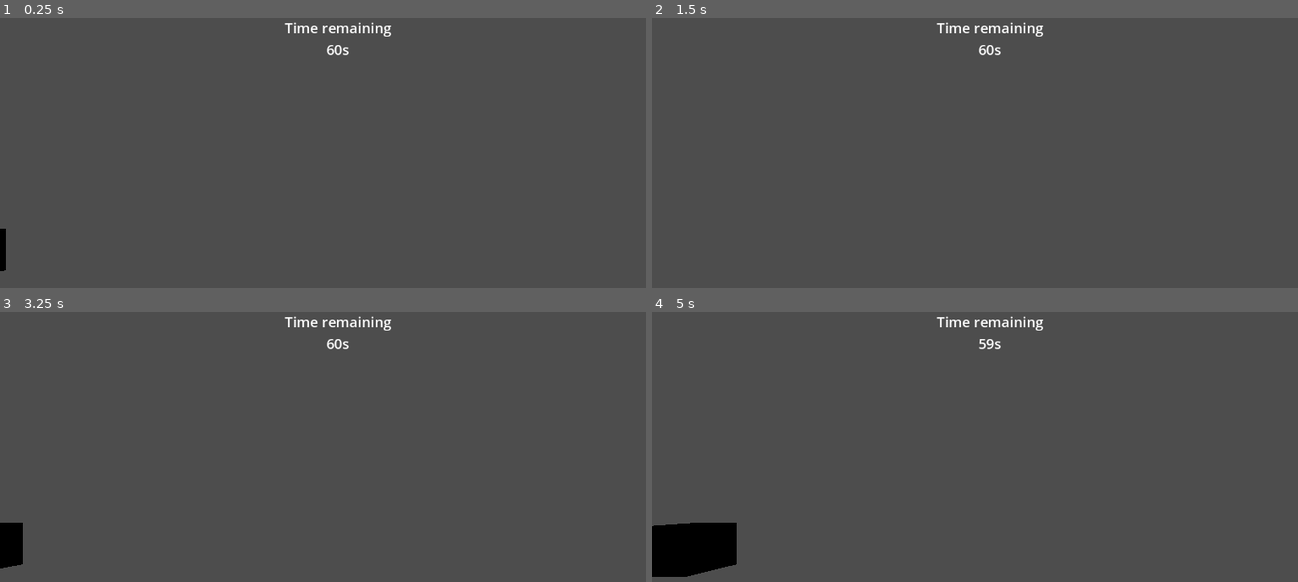
Above: before the commit, frames 1-4 (two rows, left to right).
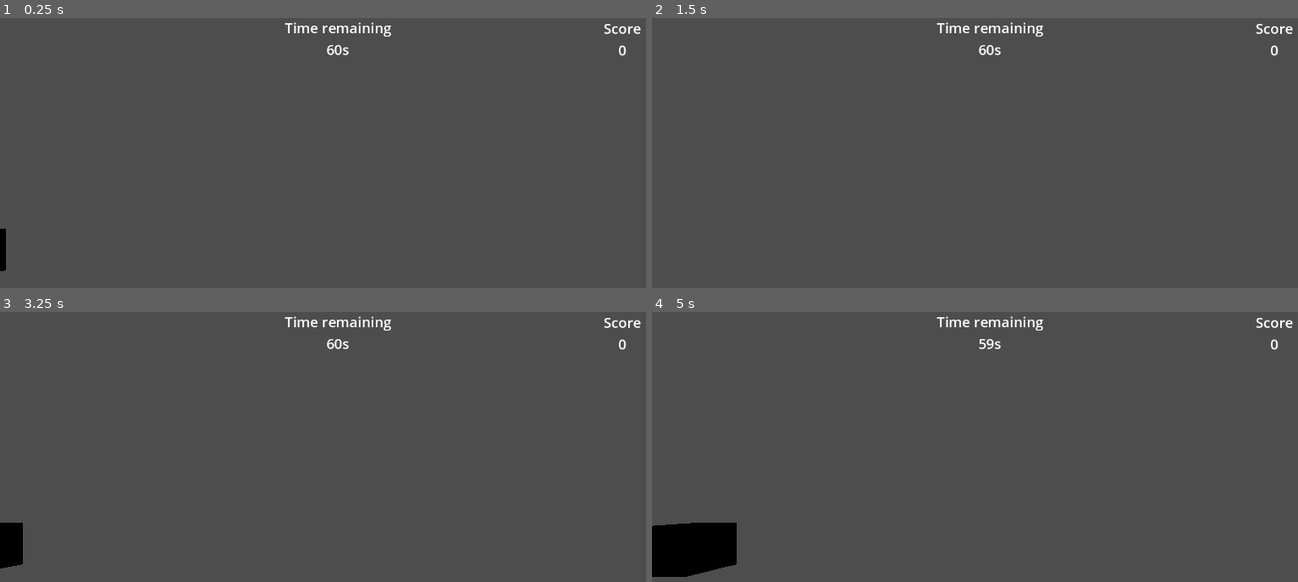
Above: after the commit, the same moments.

Repository: UnhingeDoor/Winter-Jam
Game: Godot game, scene res://Scenes/Main.tscn
Same seed, same stepped clock (60 frames per second), same inputs: the game is played once before the commit and once after it.
Inputs (mouse positions are in pixels of both pictures, inside the frame that each line leads up to):
- Up to frame 1 (0.25 s): no input
- Up to frame 2 (1.5 s): tap Enter at 0.5, 1.35 s; move the mouse to (1026, 207) at 0.52 s; hold Enter 0.53-1.28 s; tap Space at 0.77 s; move the mouse to (955, 209) at 1.27 s
- Up to frame 3 (3.25 s): tap Space at 1.52, 2.75, 3.02 s; move the mouse to (355, 495) at 2.02 s; hold Enter 2.03-2.78 s; move the mouse to (329, 509) at 2.77 s; tap Enter at 2.85 s
- Up to frame 4 (5 s): move the mouse to (1039, 506) at 3.52 s; hold Enter 3.53-4.28 s; tap Space at 3.77, 4.52 s; move the mouse to (942, 498) at 4.27 s; tap Enter at 4.35 s

The runs differ from the first frame. In frame 1, 0.1% of the frame differs, in the area x 93-100%, y 2-15%; in frame 2, 0.1%; in frame 3, 0.1%; in frame 4, 0.1%.

Commit message:
Added Score to UI RM

Diff:
--- a/Scenes/Main.tscn
+++ b/Scenes/Main.tscn
@@ -1,7 +1,7 @@
 [gd_scene load_steps=6 format=3 uid="uid://rrl6e6temvop"]
 
-[ext_resource type="PackedScene" uid="uid://cuxdvqwiaaatv" path="res://Scenes/present.tscn" id="1_mb113"]
-[ext_resource type="PackedScene" uid="uid://1x65lccosvku" path="res://Scenes/player.tscn" id="2_uywyi"]
+[ext_resource type="PackedScene" uid="uid://cuxdvqwiaaatv" path="res://Scenes/Present.tscn" id="1_mb113"]
+[ext_resource type="PackedScene" uid="uid://1x65lccosvku" path="res://Scenes/Player.tscn" id="2_uywyi"]
 [ext_resource type="Script" path="res://Scripts/player_camera.gd" id="3_y4i8p"]
 [ext_resource type="PackedScene" uid="uid://s4oqqr201p7v" path="res://Scenes/user_interface.tscn" id="4_nljwa"]
 
--- a/Scenes/user_interface.tscn
+++ b/Scenes/user_interface.tscn
@@ -1,6 +1,7 @@
-[gd_scene load_steps=3 format=3 uid="uid://s4oqqr201p7v"]
+[gd_scene load_steps=4 format=3 uid="uid://s4oqqr201p7v"]
 
 [ext_resource type="Script" path="res://Scripts/timer_label.gd" id="1_lbuy8"]
+[ext_resource type="Script" path="res://Scripts/Score.gd" id="2_fjvwm"]
 
 [sub_resource type="Theme" id="Theme_jnhec"]
 default_font_size = 24
@@ -27,3 +28,18 @@
 60s"
 horizontal_alignment = 1
 script = ExtResource("1_lbuy8")
+
+[node name="Score" type="Label" parent="."]
+layout_mode = 1
+anchors_preset = 5
+anchor_left = 0.5
+anchor_right = 0.5
+offset_left = 393.0
+offset_top = 1.0
+offset_right = 575.0
+offset_bottom = 72.0
+grow_horizontal = 2
+text = "Score
+0"
+horizontal_alignment = 1
+script = ExtResource("2_fjvwm")
